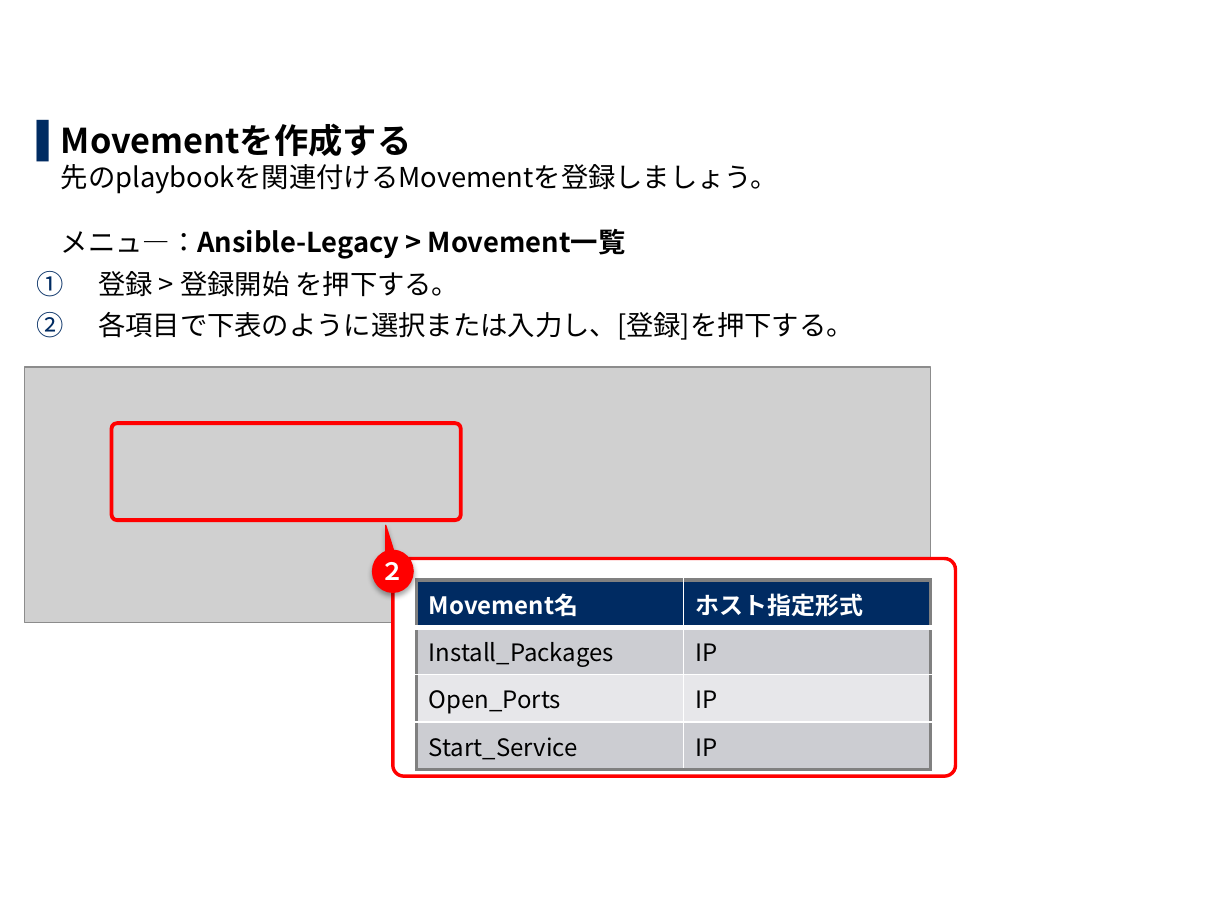
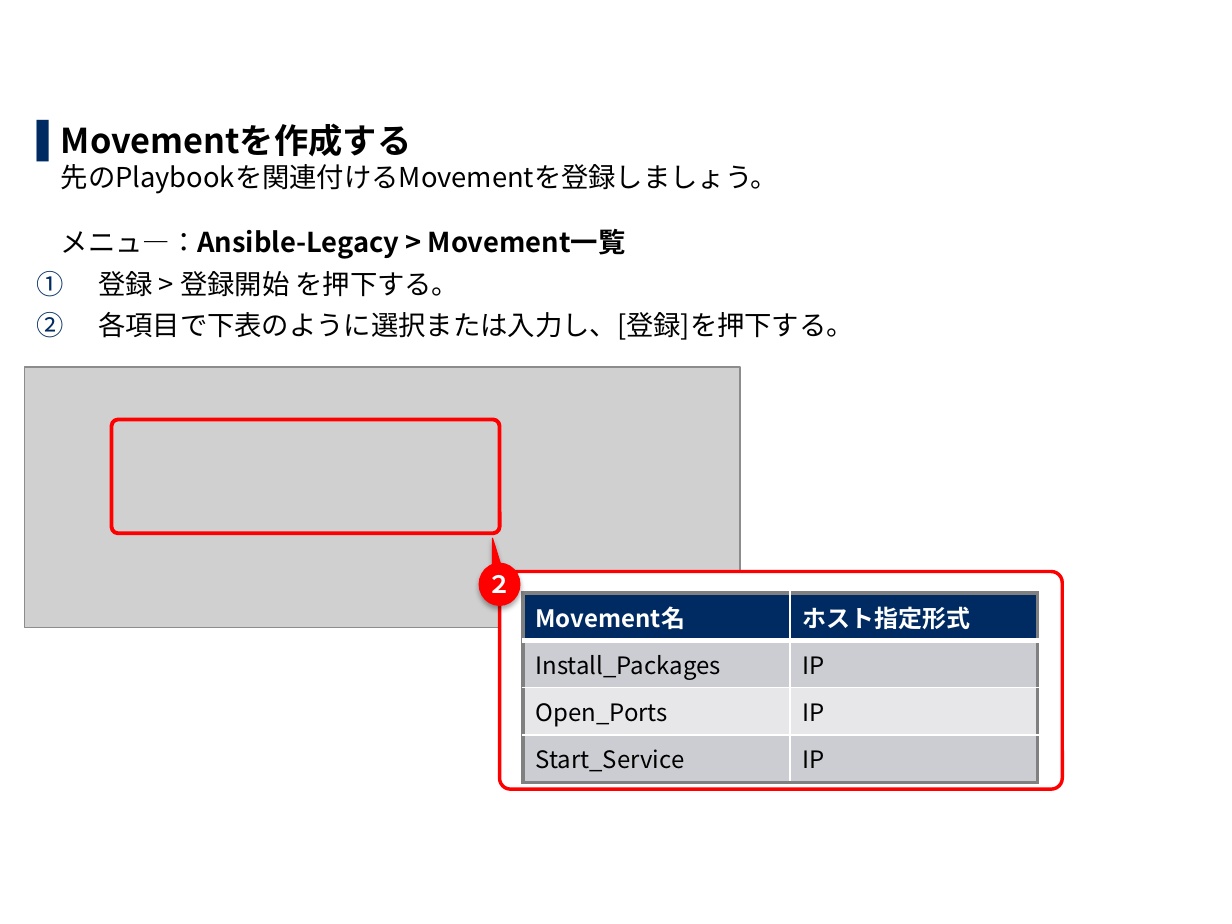
Before and after one commit to exastro-suite/it-automation-docs, a slide deck: slide 10 of asset/Learn_ja/ITA-Ansible-Driver_ja_practice.pptx. Drawn at 1232x924 pixels with LibreOffice and Linux fonts; fonts in the diff are those of the drawing; grey boxes stand for pictures; background and template pictures are left out. Boxes give left, top, right and bottom in pixels: in the first picture for what was removed or moved away, otherwise in the second. Text is boxed around its words. In the diff, an @@ line names an element or a change of style, - is before the commit and + after.

```diff
--- a/asset/Learn_ja/ITA-Ansible-Driver_ja_practice.pptx
+++ b/asset/Learn_ja/ITA-Ansible-Driver_ja_practice.pptx
@@ text at bbox=[61, 123, 778, 259]: text changed @@
-▌ Movementを作成する
-  先のplaybookを関連付けるMovementを登録しましょう。
-  メニュ―：Ansible-Legacy > Movement一覧
+▌ Movementを作成する
+  先のPlaybookを関連付けるMovementを登録しましょう。
+  メニュ―：Ansible-Legacy > Movement一覧
@@ picture: place and size @@
-picture at bbox=[25, 367, 931, 622]
+picture at bbox=[25, 367, 740, 628]
@@ rounded rectangle: place and size @@
-rounded rectangle at bbox=[111, 423, 461, 520]
+rounded rectangle at bbox=[111, 419, 499, 532]
@@ speech bubble "２": place and size @@
-speech bubble "２" at bbox=[372, 551, 413, 593]
+speech bubble "２" at bbox=[479, 563, 520, 605]
@@ rounded rectangle: place and size @@
-rounded rectangle at bbox=[393, 558, 956, 776]
+rounded rectangle at bbox=[499, 572, 1062, 790]
@@ table: place and size @@
-table at bbox=[416, 580, 931, 764]
+table at bbox=[524, 593, 1039, 776]
```
Also in this commit, not shown: 27 other slides changed, 1 other file.
